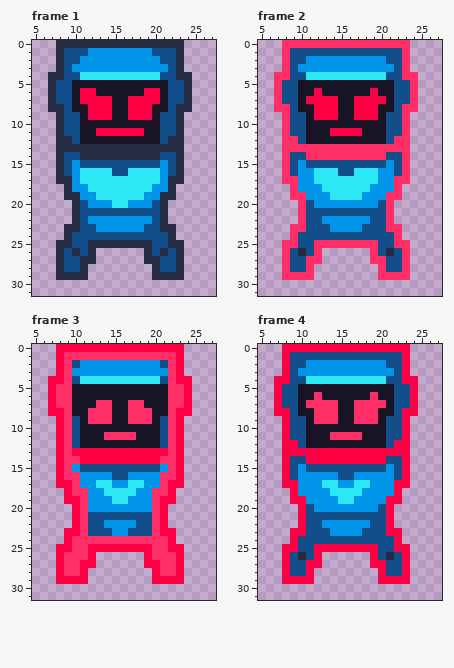
Edited in one commit: pixel-art file (Aseprite/Blue Character/no hands/Blue_character_hurt_no-hands-32.aseprite). Above, as it was before the edit.
32x32 pixels, 6 frames. Shown: frame 1: x 5..27, y 0..31; frame 2: x 5..27, y 0..31; frame 3: x 5..27, y 0..31; frame 4: x 5..27, y 0..31. The commit also changed other frames, which this record leaves out.
After:
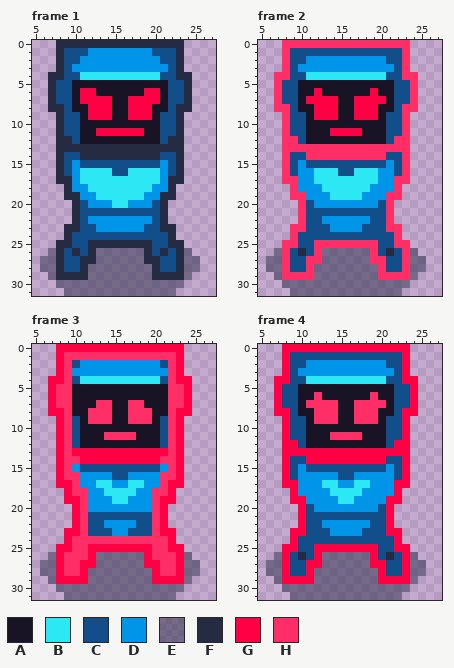
Palette (. is transparent): A #181425  B #2ce8f5  C #124e89  D #0095e9  E #262b4480  F #262b44  G #ff0044  H #ff2e66
Edits made:
layer "Layer 2" added
Frame 1, layer "Layer 2":
y 26: x 7 . -> E; x 13..18 ...... -> EEEEEE; x 24 . -> E
y 27: x 6..7 .. -> EE; x 13..18 ...... -> EEEEEE; x 24..25 .. -> EE
y 28: x 6..7 .. -> EE; x 12..19 ........ -> EEEEEEEE; x 24..25 .. -> EE
y 29: x 7 . -> E; x 12..19 ........ -> EEEEEEEE; x 24 . -> E
y 30: x 8..23 ................ -> EEEEEEEEEEEEEEEE
y 31: x 9..22 .............. -> EEEEEEEEEEEEEE
Frame 2, layer "Layer 2": the same change as frame 1
Frame 3, layer "Layer 2": the same change as frame 1
Frame 4, layer "Layer 2": the same change as frame 1
